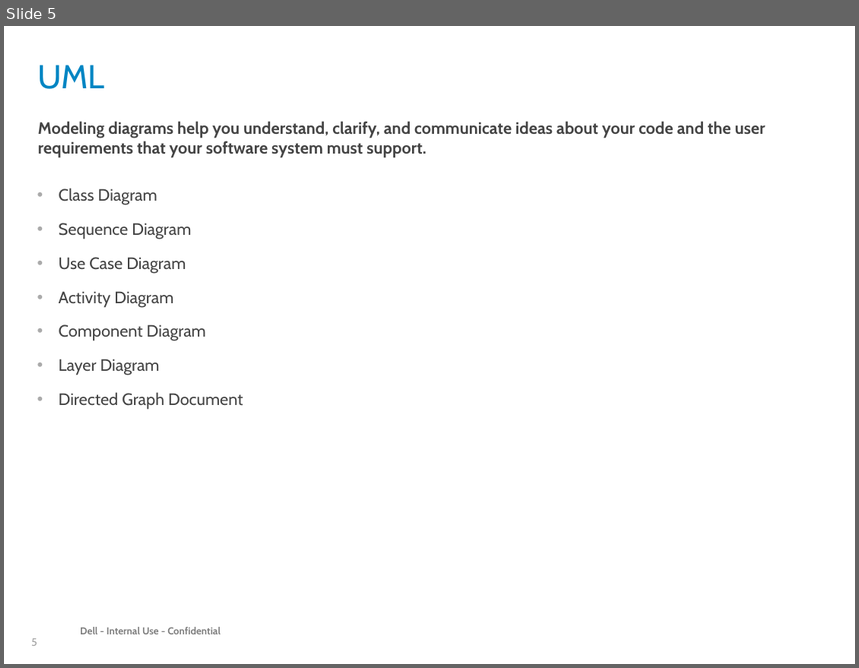
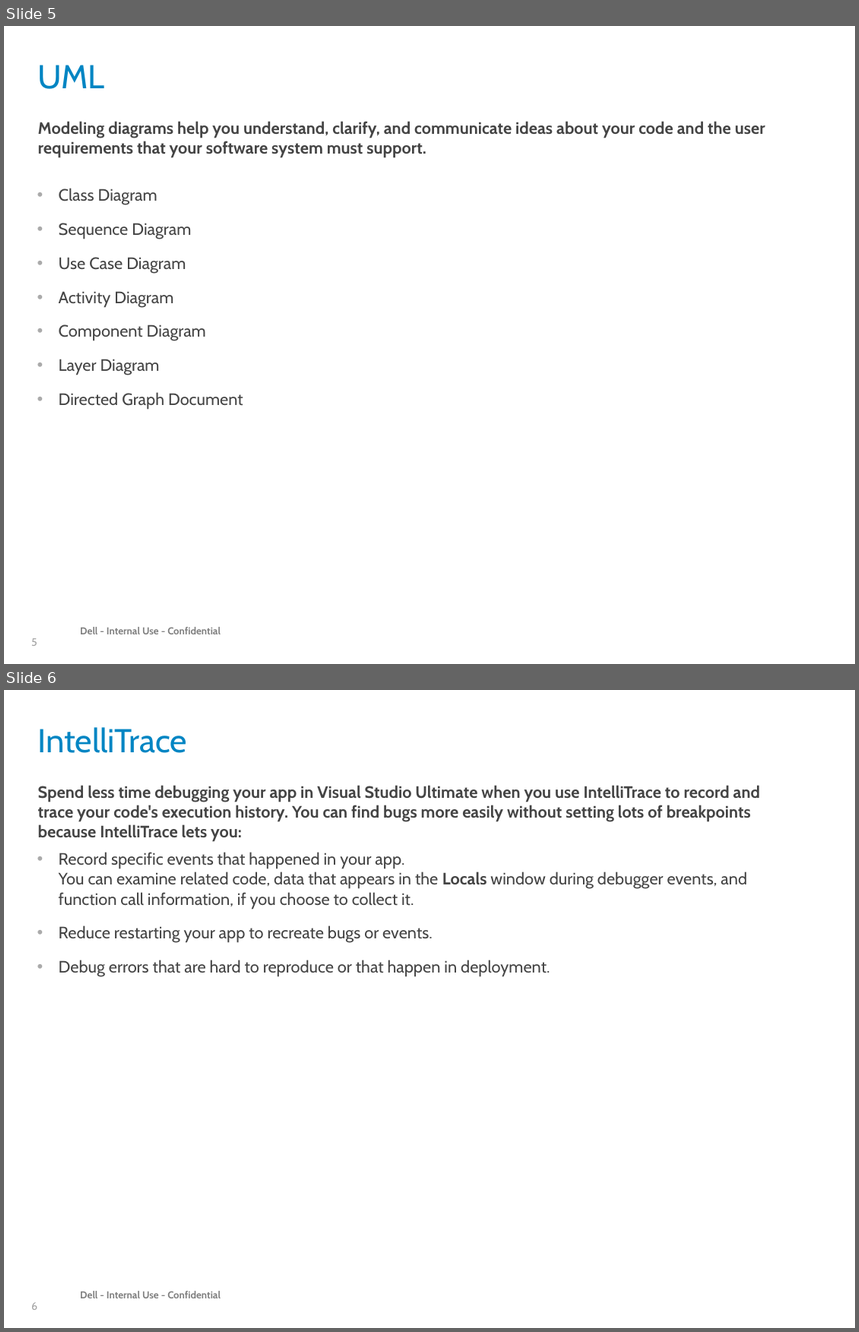
Before and after one commit to RobFeng-Quest/VS2013_NewFeatureDEMO, a slide deck: Document/New Features at VS Ultimate 2013.pptx. Shown one above the other, each under a label of ours: slide 5 before the commit, slides 5 and 6 after it. The pictures are 859x668 and 859x1332 pixels, drawn with LibreOffice and Linux fonts; fonts in the diff are those of the drawing; background and template pictures are left out. Boxes give left, top, right and bottom in pixels: in the first picture for what was removed or moved away, otherwise in the second. Text is boxed around its words. In the diff, an @@ line names an element or a change of style, - is before the commit and + after.

```diff
--- a/Document/New Features at VS Ultimate 2013.pptx
+++ b/Document/New Features at VS Ultimate 2013.pptx
@@ slide 6 added at [4,690,855,1328], background #FFFFFF; not listed: 2 template elements that a slide beside it also shows @@
@@ title added at [38,727,187,753], 28 pt, text #0085C3 @@
+IntelliTrace
@@ text added at [38,785,760,842], 14 pt, text #444444, bold @@
+Spend less time debugging your app in Visual Studio Ultimate when you use IntelliTrace to record and trace your code's execution history. You can find bugs more easily without setting lots of breakpoints because IntelliTrace lets you:
@@ text added at [59,852,747,977], 14 pt, text #444444 @@
+• Record specific events that happened in your app.
+  You can examine related code, data that appears in the Locals window during debugger events, and function call information, if you choose to collect it.
+• Reduce restarting your app to recreate bugs or events.
+• Debug errors that are hard to reproduce or that happen in deployment.
```
Also in this commit, not shown: 1 slide changed, 2 other files.
